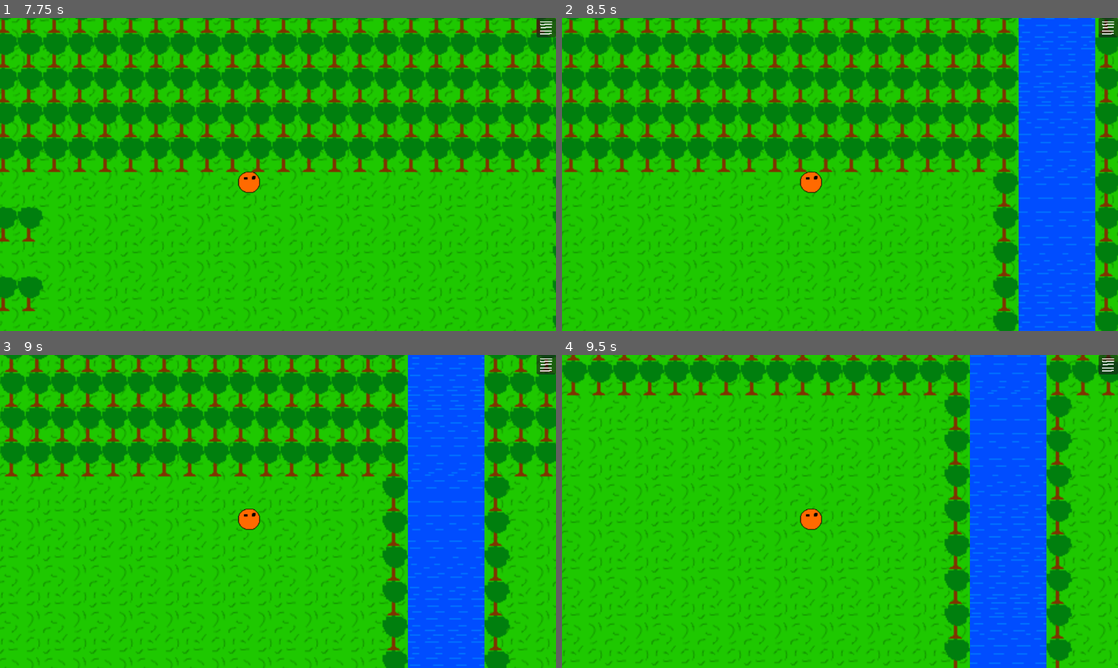
Above: before the commit, frames 1-4 (two rows, left to right).
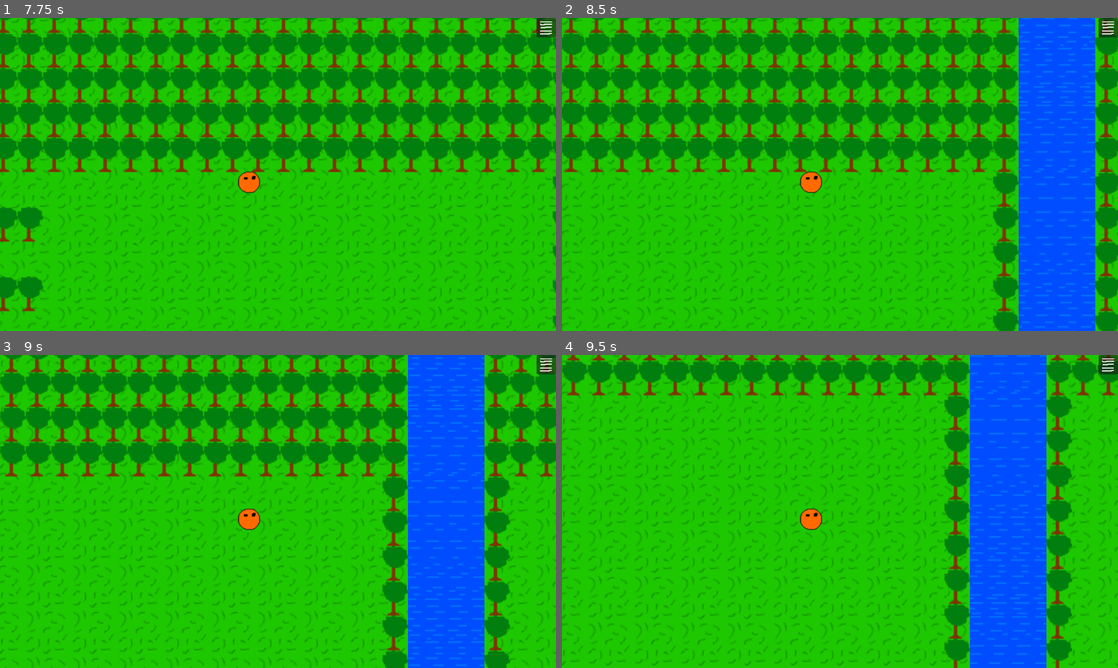
Above: after the commit, the same moments.

Repository: YCaTGameRT/SABox_World
Game: Godot game, scene res://scenes/main_menu.tscn
Two runs of this game, one before a commit and one after it. Both use one fixed random seed, a clock stepped at 60 frames per second and the inputs below.
Inputs (mouse positions are in pixels of both pictures, inside the frame that each line leads up to):
- Up to frame 1 (7.75 s): click (88, 146) at 0.5 s; tap Enter at 1.25, 2.75, 4.25 s; hold W (movement_up) 1.28-2.78 s; tap Space (play) at 1.35, 2, 2.1, 2.85, 3.5, 3.6, 4.35, 5.1, 5.85, 6.6, 7.35 s; hold A (movement_left) 2.78-4.28 s; hold S (movement_down) 4.28-5.03 s; hold D (movement_right) 5.03-5.78 s; hold W (movement_up) 5.78-6.53 s; hold D (movement_right) from 6.53 s (still down)
- Up to frame 2 (8.5 s): keep holding D (movement_right); tap Space (play) at 8.1 s
- Up to frame 3 (9 s): release D (movement_right) at 8.78 s; hold S (movement_down) from 8.78 s (still down); tap Space (play) at 8.85 s
- Up to frame 4 (9.5 s): keep holding S (movement_down)

Frame 1 is identical in both runs. In frame 2, less than 0.1% of the frame differs, in the area x 82-96%, y 6-98%; in frame 3, less than 0.1%; in frame 4, less than 0.1%.

Commit message:
added bridge (it works badly but works)

Diff:
--- a/Scripts/BOXMan_control.gd
+++ b/Scripts/BOXMan_control.gd
@@ -19,3 +19,11 @@
 
 	velocity = movement_vector.normalized() * speed
 	move_and_slide()
+
+func _on_bridge_detector_area_entered(area):
+	if area.get_meta("collision_tag") == "bridge":
+		set_collision_mask_value(2, false)
+
+func _on_bridge_detector_area_exited(area):
+	if area.get_meta("collision_tag") == "bridge":
+		set_collision_mask_value(2, true)
--- a/scenes/sceneI.tscn
+++ b/scenes/sceneI.tscn
@@ -11,12 +11,19 @@
 [ext_resource type="PackedScene" uid="uid://bkqasubg5lw2f" path="res://Saves/Rock.tscn" id="7_xad8e"]
 [ext_resource type="Texture2D" uid="uid://dgqg3j42drakv" path="res://Sprites/water.png" id="8_c8smf"]
 [ext_resource type="Script" path="res://Scripts/River.gd" id="9_1lg83"]
-[ext_resource type="PackedScene" uid="uid://ba8hb21dcinmw" path="res://Saves/TABLE.tscn" id="9_rjo25"]
+[ext_resource type="PackedScene" path="res://Saves/TABLE.tscn" id="9_rjo25"]
 [ext_resource type="Texture2D" uid="uid://b3i8imtqsxk8c" path="res://Sprites/arrow_button.png" id="10_j2jhc"]
+[ext_resource type="Texture2D" uid="uid://c2afswagrebp8" path="res://Sprites/bridge.png" id="12_hg6xc"]
 [ext_resource type="Texture2D" uid="uid://wcjvj5tk5n1p" path="res://Sprites/MenueB.png" id="13_y2d7u"]
+
+[sub_resource type="RectangleShape2D" id="RectangleShape2D_hcjgw"]
+size = Vector2(47.2616, 12.1905)
 
 [sub_resource type="RectangleShape2D" id="RectangleShape2D_7ud1v"]
 size = Vector2(66, 1500)
+
+[sub_resource type="RectangleShape2D" id="RectangleShape2D_o7tfh"]
+size = Vector2(74.0001, 40)
 
 [node name="Node2D" type="Node2D"]
 script = ExtResource("1_df3qd")
@@ -24,6 +31,7 @@
 [node name="CharacterBody2D" type="CharacterBody2D" parent="."]
 position = Vector2(60, 35)
 scale = Vector2(0.253906, 0.246094)
+collision_mask = 3
 floor_max_angle = 0.0
 script = ExtResource("1_mraw2")
 
@@ -41,6 +49,13 @@
 position = Vector2(-7.87698, -3.05176e-05)
 zoom = Vector2(2.4, 2.4)
 
+[node name="bridge_detector" type="Area2D" parent="CharacterBody2D"]
+
+[node name="CollisionShape2D" type="CollisionShape2D" parent="CharacterBody2D/bridge_detector"]
+position = Vector2(-106.339, 54.8571)
+scale = Vector2(0.999999, 0.999999)
+shape = SubResource("RectangleShape2D_hcjgw")
+
 [node name="canvas" type="Node2D" parent="."]
 
 [node name="Oak" parent="canvas" instance=ExtResource("3_qwr6x")]
@@ -6913,12 +6928,6 @@
 [node name="Oak1551" parent="canvas" instance=ExtResource("3_qwr6x")]
 position = Vector2(654, 480)
 
-[node name="River" type="StaticBody2D" parent="canvas"]
-position = Vector2(627, 307)
-
-[node name="CollisionShape2D" type="CollisionShape2D" parent="canvas/River"]
-shape = SubResource("RectangleShape2D_7ud1v")
-
 [node name="Oak2327" parent="canvas" instance=ExtResource("3_qwr6x")]
 position = Vector2(-644, 180)
 
@@ -7317,9 +7326,6 @@
 
 [node name="Tabl2" parent="canvas" instance=ExtResource("9_rjo25")]
 position = Vector2(-375, 240)
-
-[node name="Tabl" parent="canvas" instance=ExtResource("9_rjo25")]
-position = Vector2(571, 390)
 
 [node name="background" type="Sprite2D" parent="."]
 z_index = -20
@@ -7330,6 +7336,7 @@
 region_rect = Rect2(0, 0, 2800, 2000)
 
 [node name="river" type="Sprite2D" parent="."]
+z_index = -10
 texture_repeat = 2
 position = Vector2(627, 307)
 scale = Vector2(0.999999, 1)
@@ -7337,6 +7344,28 @@
 region_enabled = true
 region_rect = Rect2(0, 0, 66, 1500)
 script = ExtResource("9_1lg83")
+
+[node name="River" type="StaticBody2D" parent="river"]
+position = Vector2(627, 307)
+collision_layer = 2
+
+[node name="CollisionShape2D" type="CollisionShape2D" parent="river/River"]
+position = Vector2(-627, -307)
+shape = SubResource("RectangleShape2D_7ud1v")
+
+[node name="Sprite2D" type="Sprite2D" parent="river"]
+z_index = 5
+texture_repeat = 2
+position = Vector2(0, 113)
+texture = ExtResource("12_hg6xc")
+region_enabled = true
+region_rect = Rect2(0, 0, 74, 40)
+
+[node name="Area2D" type="Area2D" parent="river/Sprite2D"]
+metadata/collision_tag = "bridge"
+
+[node name="CollisionShape2D" type="CollisionShape2D" parent="river/Sprite2D/Area2D"]
+shape = SubResource("RectangleShape2D_o7tfh")
 
 [node name="CanvasLayer" type="CanvasLayer" parent="."]
 
@@ -7417,4 +7446,6 @@
 grow_horizontal = 0
 icon = ExtResource("13_y2d7u")
 
+[connection signal="area_entered" from="CharacterBody2D/bridge_detector" to="CharacterBody2D" method="_on_bridge_detector_area_entered"]
+[connection signal="area_exited" from="CharacterBody2D/bridge_detector" to="CharacterBody2D" method="_on_bridge_detector_area_exited"]
 [connection signal="pressed" from="CanvasLayer/Button" to="." method="exit"]
Binary file added: Sprites/bridge.png
Not shown, added: Sprites/bridge.png.import
Not shown: 1 places in scenes/sceneI.tscn that only renumber resources
